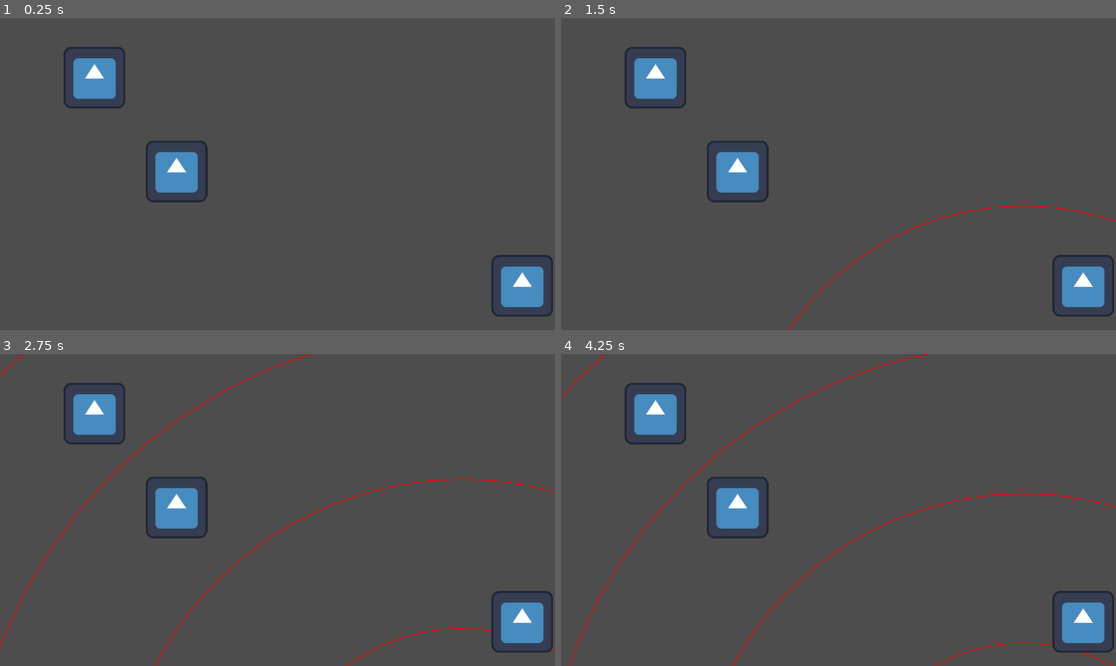
Above: before the commit, frames 1-4 (two rows, left to right).
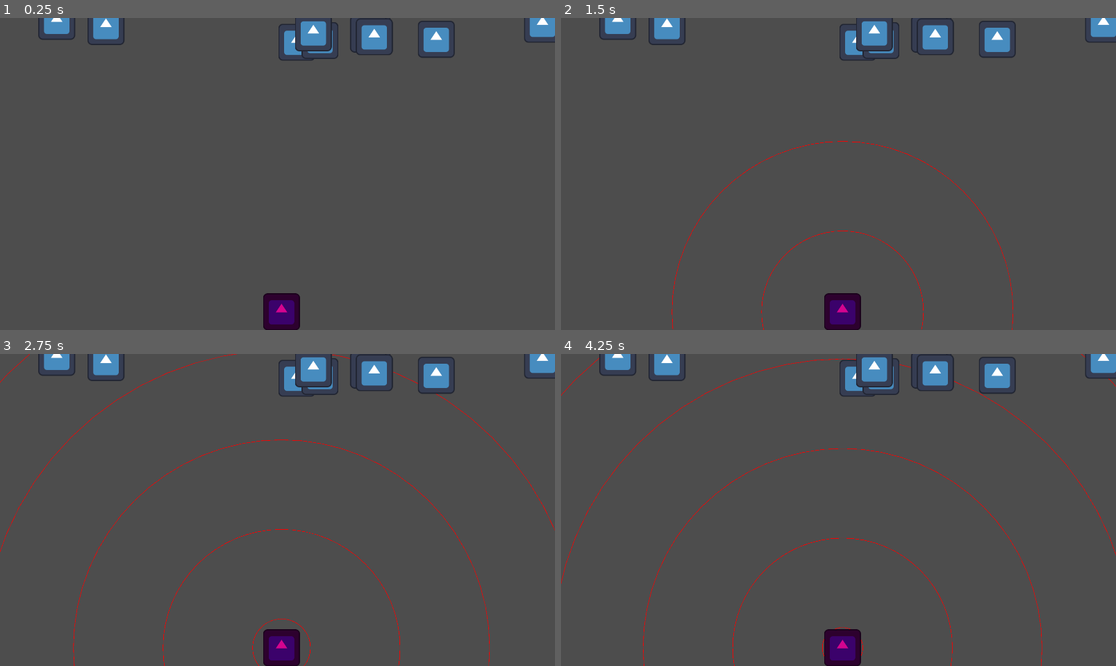
Above: after the commit, the same moments.

Repository: quokt/dtj-game
Game: Godot game, scene res://Scenes/main.tscn
Same seed, same stepped clock (60 frames per second), same inputs: the game is played once before the commit and once after it. The engine's default icon, where the game draws it, is replaced by a stand-in: a white triangle on a blue panel in a dark square.
Inputs:
- Up to frame 1 (0.25 s): no input
- Up to frame 2 (1.5 s): tap Enter at 0.5 s
- Up to frame 3 (2.75 s): no input
- Up to frame 4 (4.25 s): no input

The runs differ from the first frame. In frame 1, 7.4% of the frame differs, in the area x 6-100%, y 0-100%; in frame 2, 8.0%; in frame 3, 9.0%; in frame 4, 9.0%, in the area x 0-100%, y 0-100%.

Commit message:
table & speaker

Diff:
--- a/Scenes/main.tscn
+++ b/Scenes/main.tscn
@@ -1,9 +1,10 @@
-[gd_scene load_steps=9 format=3 uid="uid://uklm5ku67n8e"]
+[gd_scene load_steps=10 format=3 uid="uid://uklm5ku67n8e"]
 
 [ext_resource type="Script" uid="uid://c1pxk2q0j5o8t" path="res://Scripts/main.gd" id="1_itoj1"]
 [ext_resource type="Script" uid="uid://ccn6l87y4bp8f" path="res://Scripts/game_time.gd" id="1_ow3qn"]
 [ext_resource type="Script" uid="uid://b28o2n08nhmk2" path="res://Scripts/waves.gd" id="2_2pvco"]
 [ext_resource type="Script" uid="uid://bptn37gb8ldn6" path="res://Scripts/EnemyWave.gd" id="2_yl0mw"]
+[ext_resource type="PackedScene" uid="uid://i7ttkcmfj2o4" path="res://Scenes/table.tscn" id="5_kry3j"]
 
 [sub_resource type="Resource" id="Resource_sfi7m"]
 script = ExtResource("2_yl0mw")
@@ -44,5 +45,11 @@
 [node name="Enemies" type="Node2D" parent="Visible"]
 unique_name_in_owner = true
 
+[node name="Towers" type="Node2D" parent="Visible"]
+
+[node name="Table" parent="Visible/Towers" instance=ExtResource("5_kry3j")]
+unique_name_in_owner = true
+position = Vector2(974, 1017)
+
 [connection signal="beat" from="GameTime" to="Visible/BeatWaves" method="_on_beat"]
 [connection signal="timeout" from="GameTime/WaveTimer" to="." method="_on_wave_timer_timeout"]
--- a/Scenes/speaker.tscn
+++ b/Scenes/speaker.tscn
@@ -1,6 +1,11 @@
-[gd_scene load_steps=2 format=3 uid="uid://cl36ulcq58gn2"]
+[gd_scene load_steps=3 format=3 uid="uid://cl36ulcq58gn2"]
 
 [ext_resource type="Script" uid="uid://m7rvxduxu43p" path="res://Scripts/speaker.gd" id="1_rg5dd"]
+[ext_resource type="Texture2D" uid="uid://rixngjmaqstj" path="res://icon.svg" id="2_mrwrk"]
 
 [node name="Speaker" type="Node2D"]
 script = ExtResource("1_rg5dd")
+
+[node name="Sprite2D" type="Sprite2D" parent="."]
+modulate = Color(0.25098, 1, 0, 1)
+texture = ExtResource("2_mrwrk")
--- a/Scenes/table.tscn
+++ b/Scenes/table.tscn
@@ -1,6 +1,11 @@
-[gd_scene load_steps=2 format=3 uid="uid://i7ttkcmfj2o4"]
+[gd_scene load_steps=3 format=3 uid="uid://i7ttkcmfj2o4"]
 
 [ext_resource type="Script" uid="uid://cfibia4nvnvg0" path="res://Scripts/table.gd" id="1_75djh"]
+[ext_resource type="Texture2D" uid="uid://rixngjmaqstj" path="res://icon.svg" id="2_4ppvu"]
 
 [node name="Table" type="Node2D"]
 script = ExtResource("1_75djh")
+
+[node name="Sprite2D" type="Sprite2D" parent="."]
+self_modulate = Color(0.831317, 0.0176299, 0.559584, 1)
+texture = ExtResource("2_4ppvu")
--- a/Scripts/main.gd
+++ b/Scripts/main.gd
@@ -21,8 +21,9 @@
 	%WaveTimer.start(wave.cooldown_time)
 	print(%WaveTimer.wait_time)
 
+
 func spawn_enemies_from_wave(wave : EnemyWave) -> void:
 	for enemy in range(wave.enemy_amount):
 		var new_enemy = enemy_scene.instantiate()
 		%Enemies.add_child(new_enemy)
-		new_enemy.position = Vector2(randf_range(0,1920), randf_range(0,1080))
+		new_enemy.position = Vector2(randf_range(0,1920), randf_range(0, 100.0))
--- a/Scripts/waves.gd
+++ b/Scripts/waves.gd
@@ -3,7 +3,6 @@
 const WAVE_LIFETIME = 40.0
 
 var offset := 100.0
-var dj_pos := Vector2(1920.0/2.0, 1080.0-offset)
 
 var waves_array := []
 
@@ -13,7 +12,7 @@
 func _draw() -> void:
 
 	for wave in waves_array:
-		draw_circle(dj_pos, wave.lifetime*600.0, Color.RED, false, sin(get_process_delta_time())*100.0)
+		draw_circle(%Table.global_position, wave.lifetime*600.0, Color.RED, false, sin(get_process_delta_time())*100.0)
 
 
 func _physics_process(delta: float) -> void:
--- a/project.godot
+++ b/project.godot
@@ -15,6 +15,12 @@
 config/features=PackedStringArray("4.4", "GL Compatibility")
 config/icon="res://icon.svg"
 
+[display]
+
+window/size/viewport_width=1920
+window/size/viewport_height=1080
+window/size/mode=3
+
 [rendering]
 
 renderer/rendering_method="gl_compatibility"
